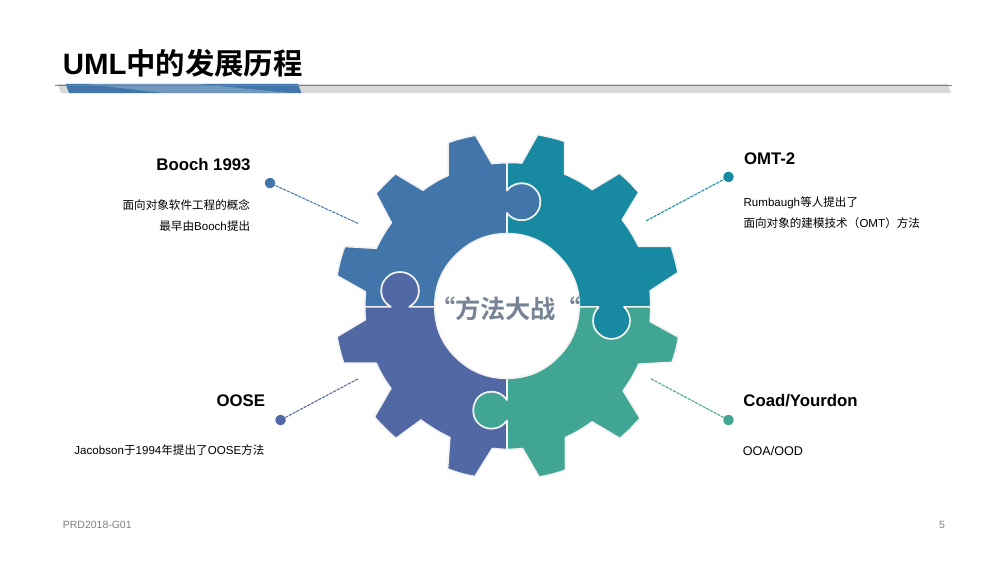
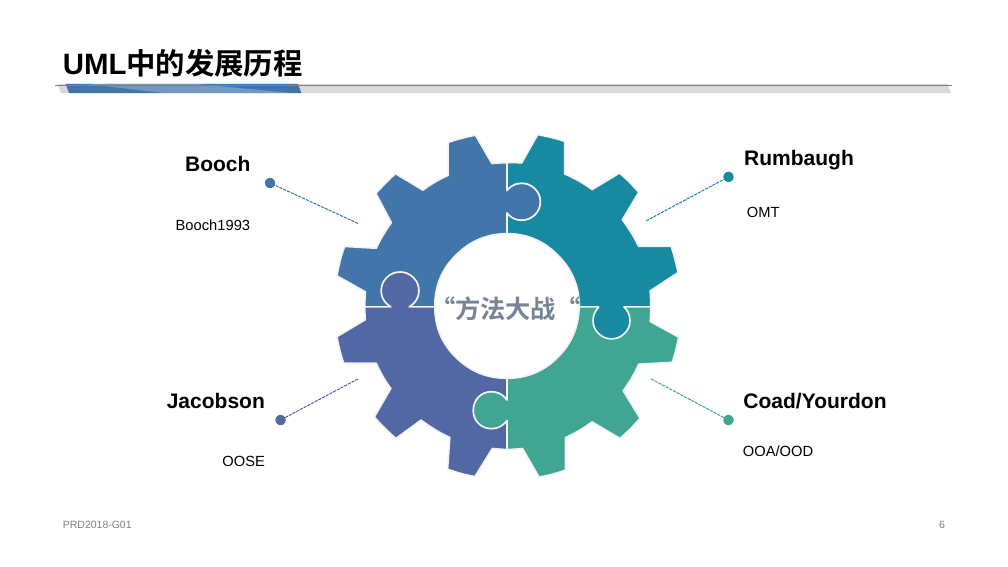
Before and after one commit to cchello/PRD2018-G01, a slide deck: slide 6 of 非受控文档/陈铉文/UML概述.pptx (slide 5 before the commit). Drawn at 1008x567 pixels with LibreOffice and Linux fonts; fonts in the diff are those of the drawing. Boxes give left, top, right and bottom in pixels: in the first picture for what was removed or moved away, otherwise in the second. Text is boxed around its words. In the diff, an @@ line names an element or a change of style, - is before the commit and + after.

```diff
--- a/非受控文档/陈铉文/UML概述.pptx
+++ b/非受控文档/陈铉文/UML概述.pptx
@@ text at (744, 149, 854, 170): text changed; size 16 to 20 pt @@
-OMT-2
+Rumbaugh
@@ text at (185, 155, 250, 172): text changed; size 16 to 20 pt @@
-Booch 1993
+Booch
@@ text removed at (123, 199, 250, 231) @@
-面向对象软件工程的概念
-最早由Booch提出
@@ text removed at (744, 197, 920, 228) @@
-Rumbaugh等人提出了
-面向对象的建模技术（OMT）方法
@@ text added at (747, 206, 780, 217), 14 pt, text #000000 @@
+OMT
@@ text added at (176, 219, 250, 230), 14 pt, text #000000 @@
+Booch1993
@@ text "Coad/Yourdon" at (743, 392, 886, 409): size 16 to 20 pt @@
@@ text added at (167, 392, 265, 409), 20 pt, text #000000, bold @@
+Jacobson
@@ text "OOA/OOD" at (743, 445, 813, 456): size 12 to 14 pt @@
@@ text "OOSE": place and size @@
-text "OOSE" at (217, 394, 265, 406)
+text "OOSE" at (222, 455, 265, 466)
@@ text "OOSE" at (222, 455, 265, 466): size 16 to 14 pt, bold off; line spacing 1 to 1.5 @@
@@ text removed at (74, 445, 264, 455) @@
-Jacobson于1994年提出了OOSE方法
```
Also in this commit, not shown: 16 other slides changed, 12 slides added.
